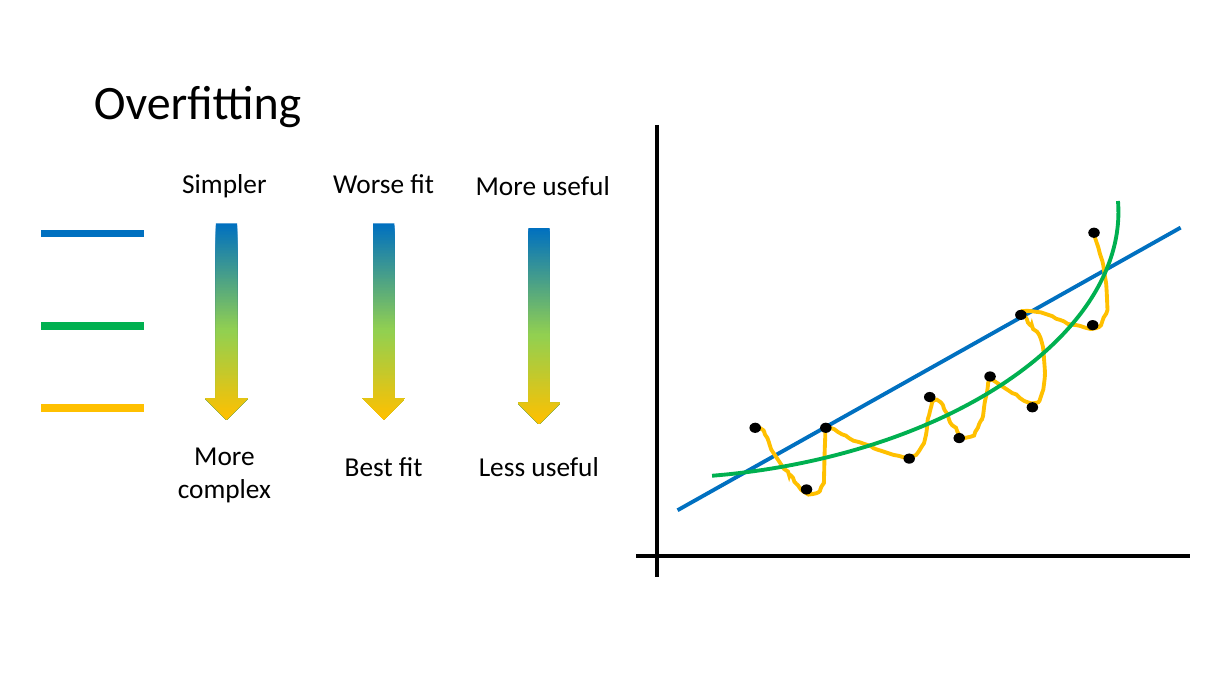
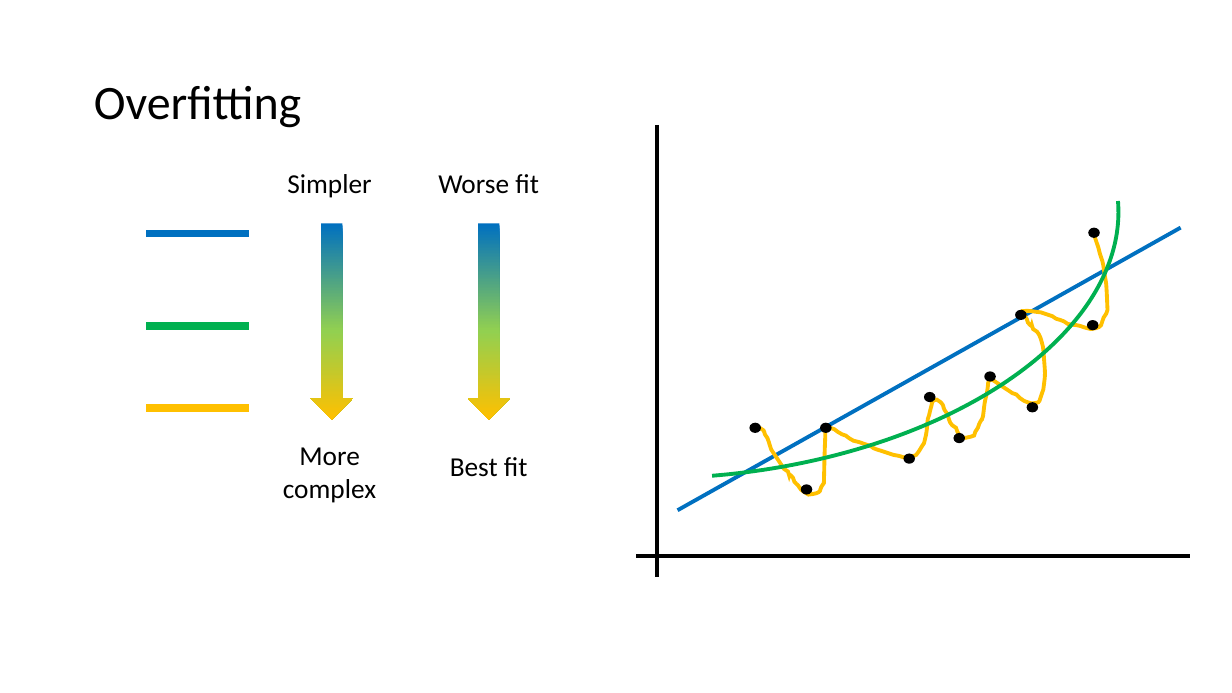
Before and after one commit to annamtucker/ssa-200, a slide deck: slide 17 of static/lectures/SSA_Lecture3_Occupancy_Data.pptx. Drawn at 1232x693 pixels with LibreOffice and Linux fonts; fonts in the diff are those of the drawing; background and template pictures are left out. Boxes give left, top, right and bottom in pixels: in the first picture for what was removed or moved away, otherwise in the second. Text is boxed around its words. In the diff, an @@ line names an element or a change of style, - is before the commit and + after.

```diff
--- a/static/lectures/SSA_Lecture3_Occupancy_Data.pptx
+++ b/static/lectures/SSA_Lecture3_Occupancy_Data.pptx
@@ text removed at [476, 176, 609, 196] @@
-More useful
@@ down arrow removed at [518, 228, 560, 424] @@
@@ 4 texts, 3 lines, 2 down arrows: place and size @@
-4 texts, 3 lines, 2 down arrows at [41, 174, 434, 503]
+4 texts, 3 lines, 2 down arrows at [146, 174, 539, 503]
@@ text removed at [479, 457, 598, 477] @@
-Less useful
```
Also in this commit, not shown: 5 other slides changed, 36 other files.
